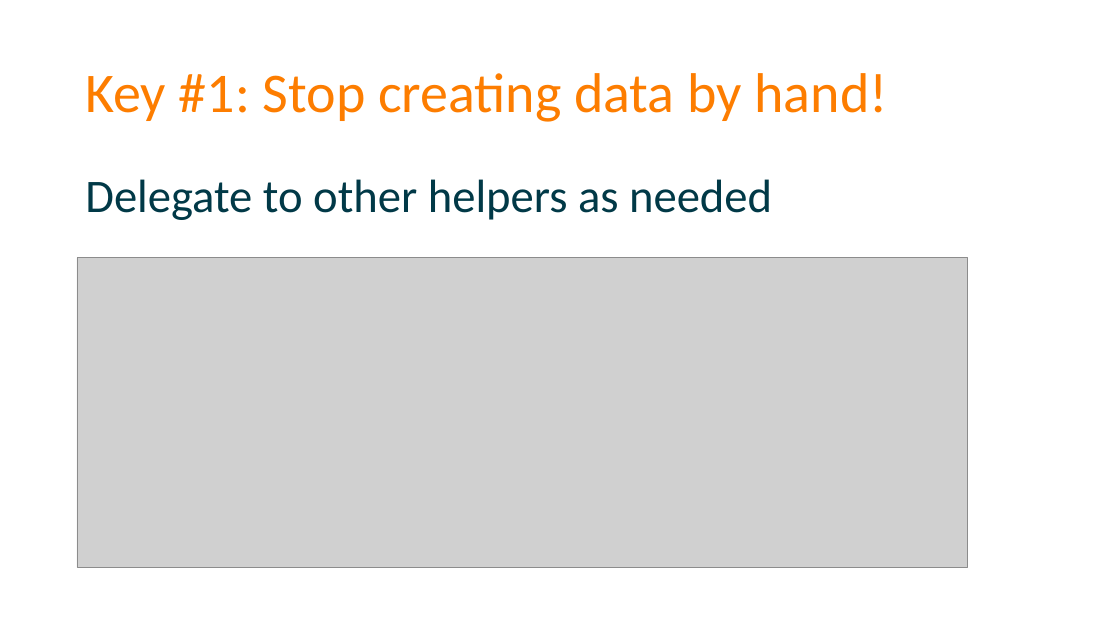
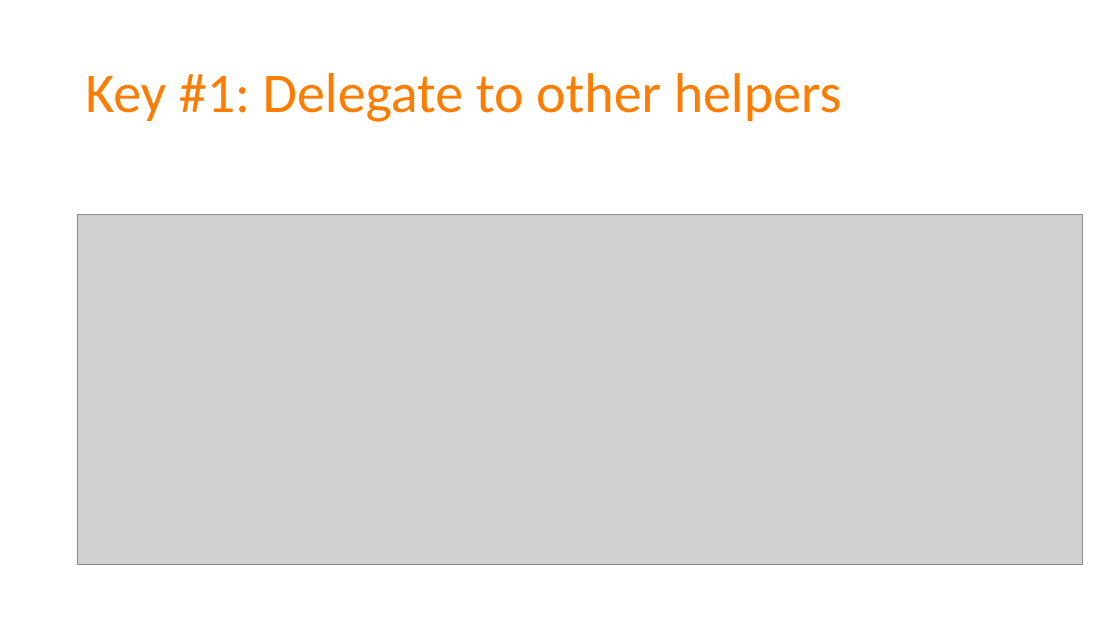
Before and after one commit to spetryjohnson/Talk-Patterns_of_Effective_Test_Setup, a slide deck: slide 57 of POETS - CodeMash 2017.pptx. Drawn at 1120x630 pixels with LibreOffice and Linux fonts; fonts in the diff are those of the drawing; grey boxes stand for pictures. Boxes give left, top, right and bottom in pixels: in the first picture for what was removed or moved away, otherwise in the second. Text is boxed around its words. In the diff, an @@ line names an element or a change of style, - is before the commit and + after.

```diff
--- a/POETS - CodeMash 2017.pptx
+++ b/POETS - CodeMash 2017.pptx
@@ title at (x1=85, y1=73, x2=842, y2=122): text changed @@
-Key #1: Stop creating data by hand!
+Key #1: Delegate to other helpers
@@ text removed at (x1=85, y1=179, x2=772, y2=220) @@
-Delegate to other helpers as needed
@@ picture resized from (x1=77, y1=258, x2=968, y2=568) to (x1=77, y1=215, x2=1083, y2=565) @@
```
Also in this commit, not shown: 12 other slides changed, 1 slide added, 2 slides removed.
